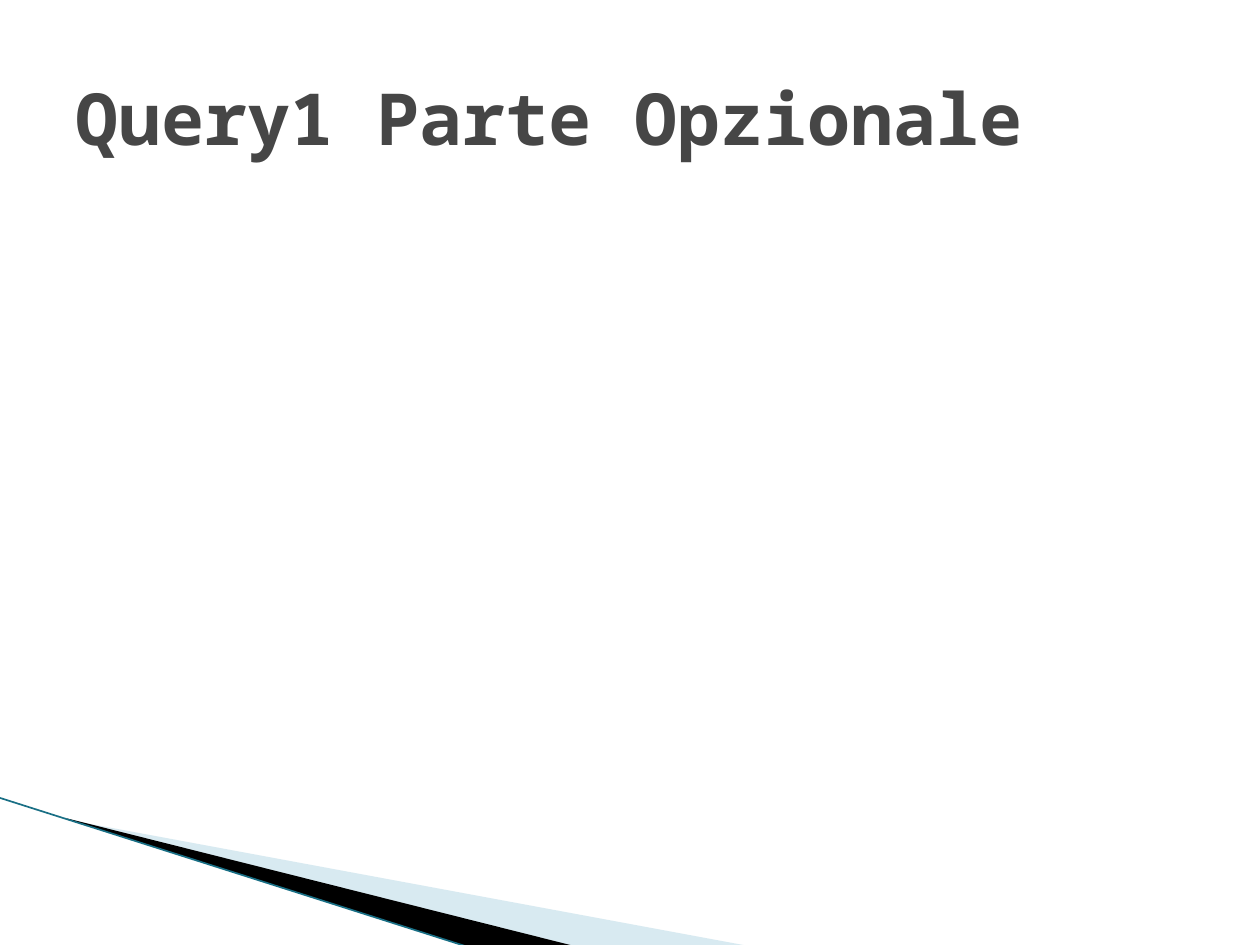
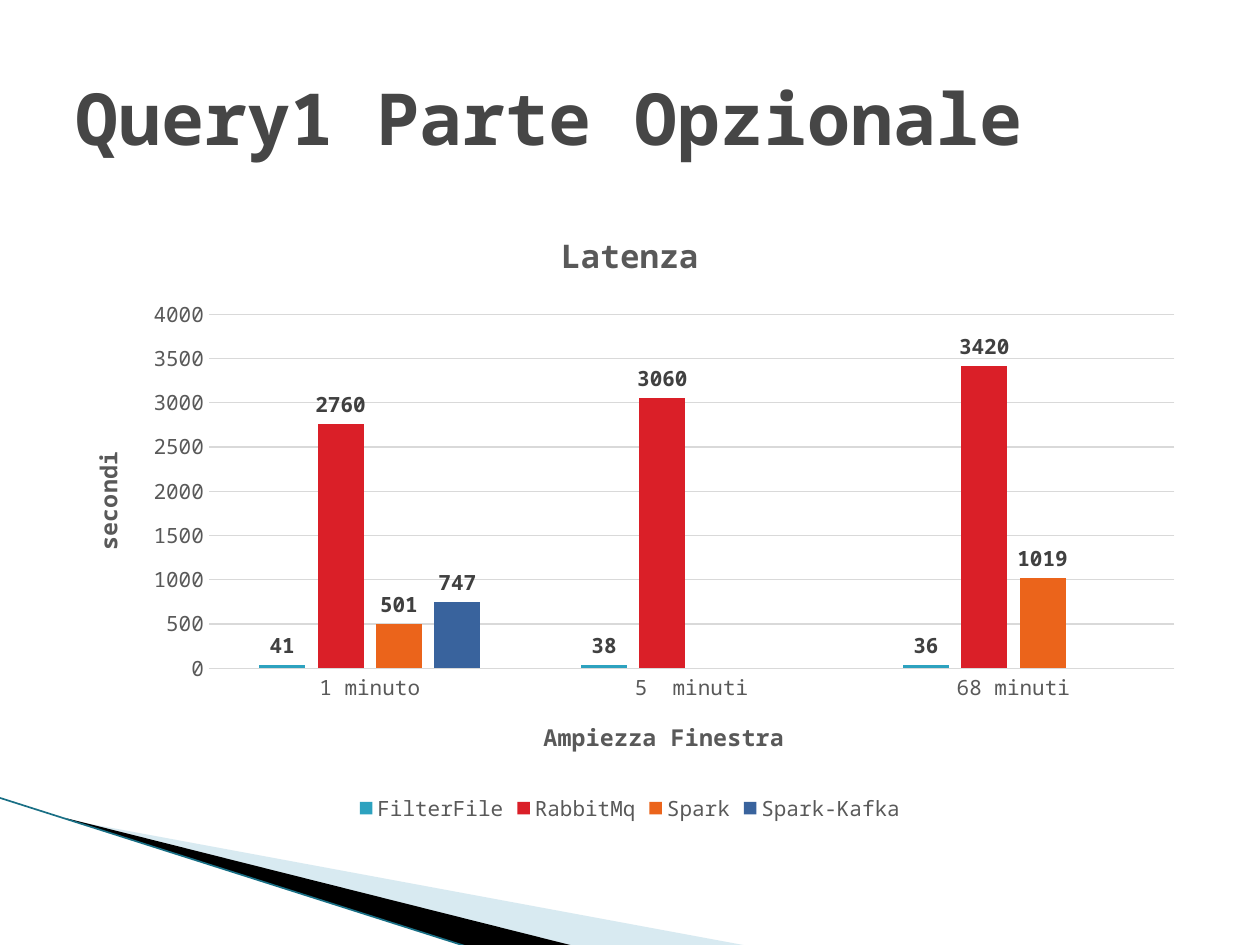
Before and after one commit to alexiey91/Flink, a slide deck: slide 22 of SABD2.pptx. Drawn at 1260x945 pixels with LibreOffice and Linux fonts; fonts in the diff are those of the drawing; background and template pictures are left out. Boxes give left, top, right and bottom in pixels: in the first picture for what was removed or moved away, otherwise in the second. Text is boxed around its words. In the diff, an @@ line names an element or a change of style, - is before the commit and + after.

Commit message:
parte opzionale

```diff
--- a/SABD2.pptx
+++ b/SABD2.pptx
@@ column chart added at box(63, 204, 1197, 828) @@
+title "Latenza "
+categories: 1 minuto, 5  minuti, 68 minuti
+FilterFile: 41, 38, 36
+RabbitMq: 2760, 3060, 3420
+Spark: 501, -, 1019
+Spark-Kafka: 747, -, -
```
Also in this commit, not shown: 11 other slides changed, 6 slides removed.
